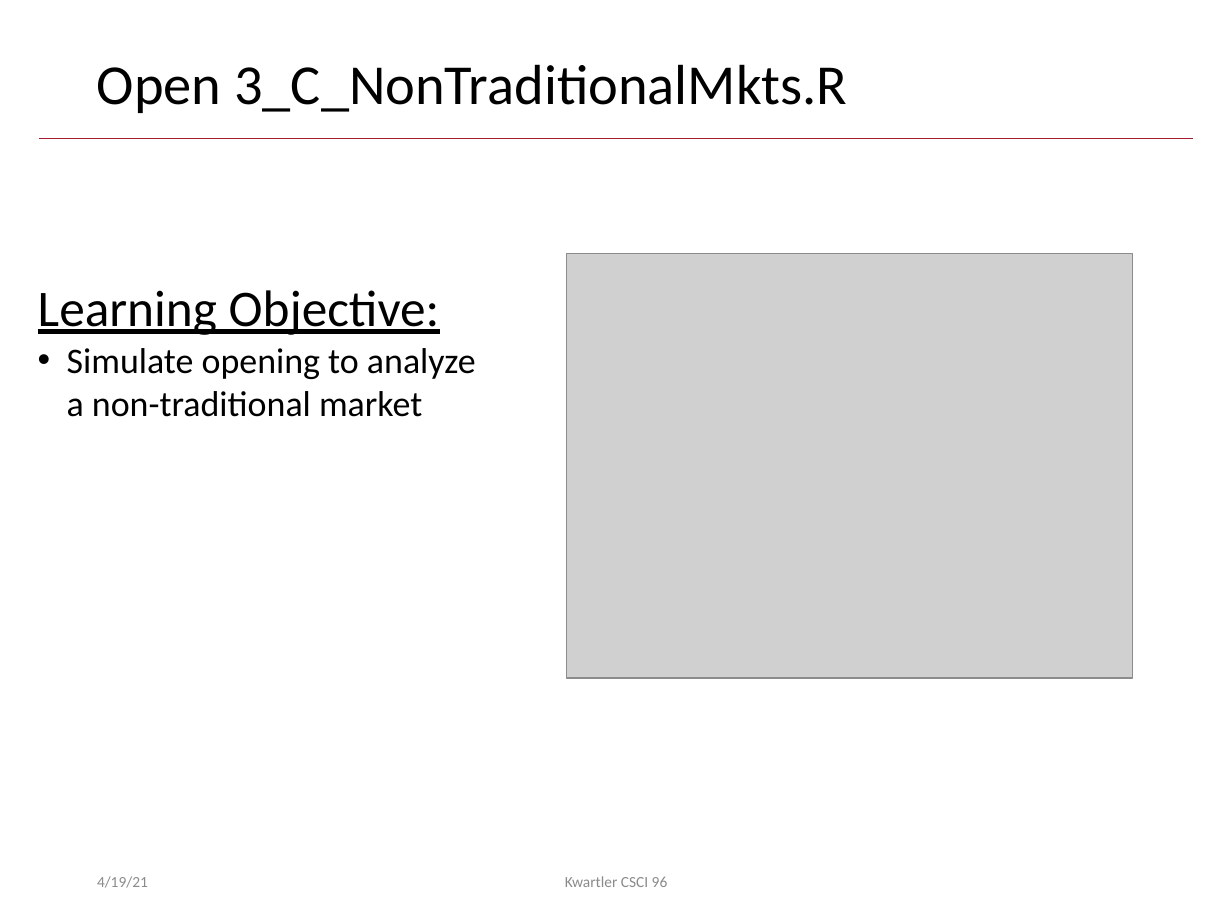
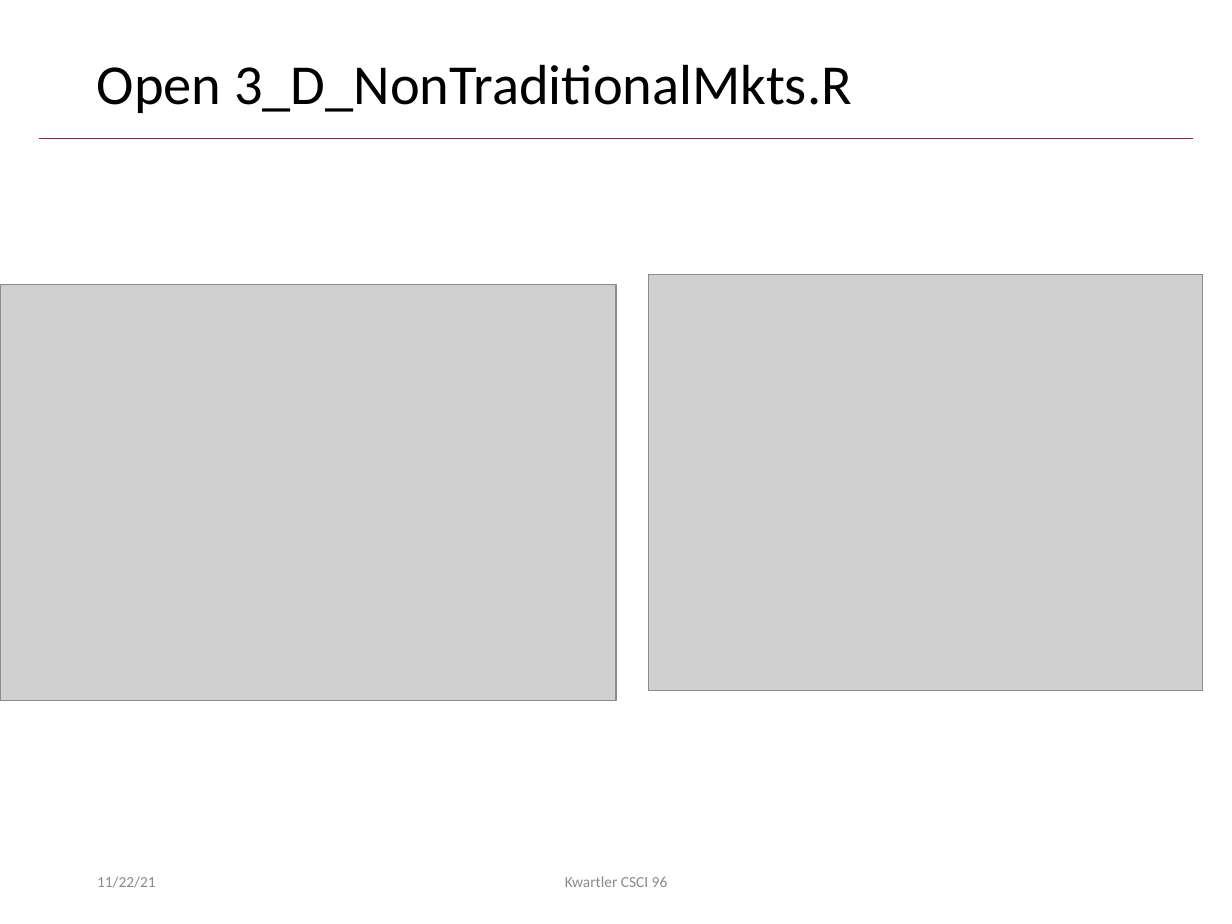
Before and after one commit to kwartler/Harvard_DataMining_Business_Student, a slide deck: slide 28 of Lessons/K_ConsumerCredit_NonTraditionalInvesting/ConsumerCredit_NonTraditionalMkts.pptx (slide 27 before the commit). Drawn at 1232x924 pixels with LibreOffice and Linux fonts; fonts in the diff are those of the drawing; grey boxes stand for pictures; background and template pictures are left out. Boxes give left, top, right and bottom in pixels: in the first picture for what was removed or moved away, otherwise in the second. Text is boxed around its words. In the diff, an @@ line names an element or a change of style, - is before the commit and + after.

```diff
--- a/Lessons/K_ConsumerCredit_NonTraditionalInvesting/ConsumerCredit_NonTraditionalMkts.pptx
+++ b/Lessons/K_ConsumerCredit_NonTraditionalInvesting/ConsumerCredit_NonTraditionalMkts.pptx
@@ title at <box>97,64,852,113</box>: text changed @@
-Open 3_C_NonTraditionalMkts.R
+Open 3_D_NonTraditionalMkts.R
@@ picture added at <box>0,285,616,701</box> @@
@@ text removed at <box>38,290,476,417</box> @@
-Learning Objective:
-• Simulate opening to analyze a non-traditional market
@@ picture: place and size @@
-picture at <box>567,254,1132,678</box>
+picture at <box>648,275,1202,691</box>
@@ text at <box>97,876,156,888</box>: text changed @@
-4/19/21
+11/22/21
```
Also in this commit, not shown: 26 other slides changed, 1 slide added, 9 other files.
